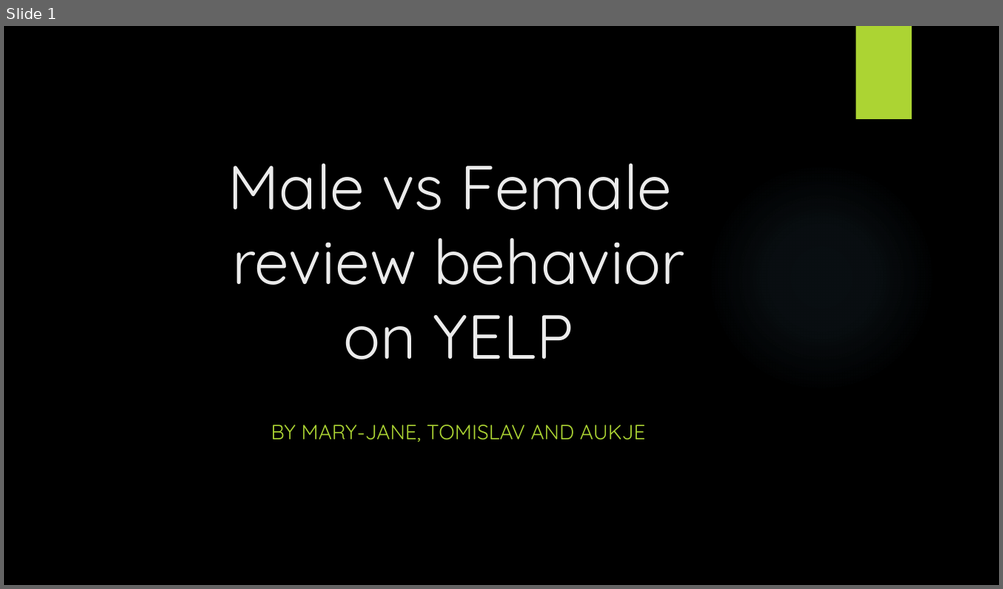
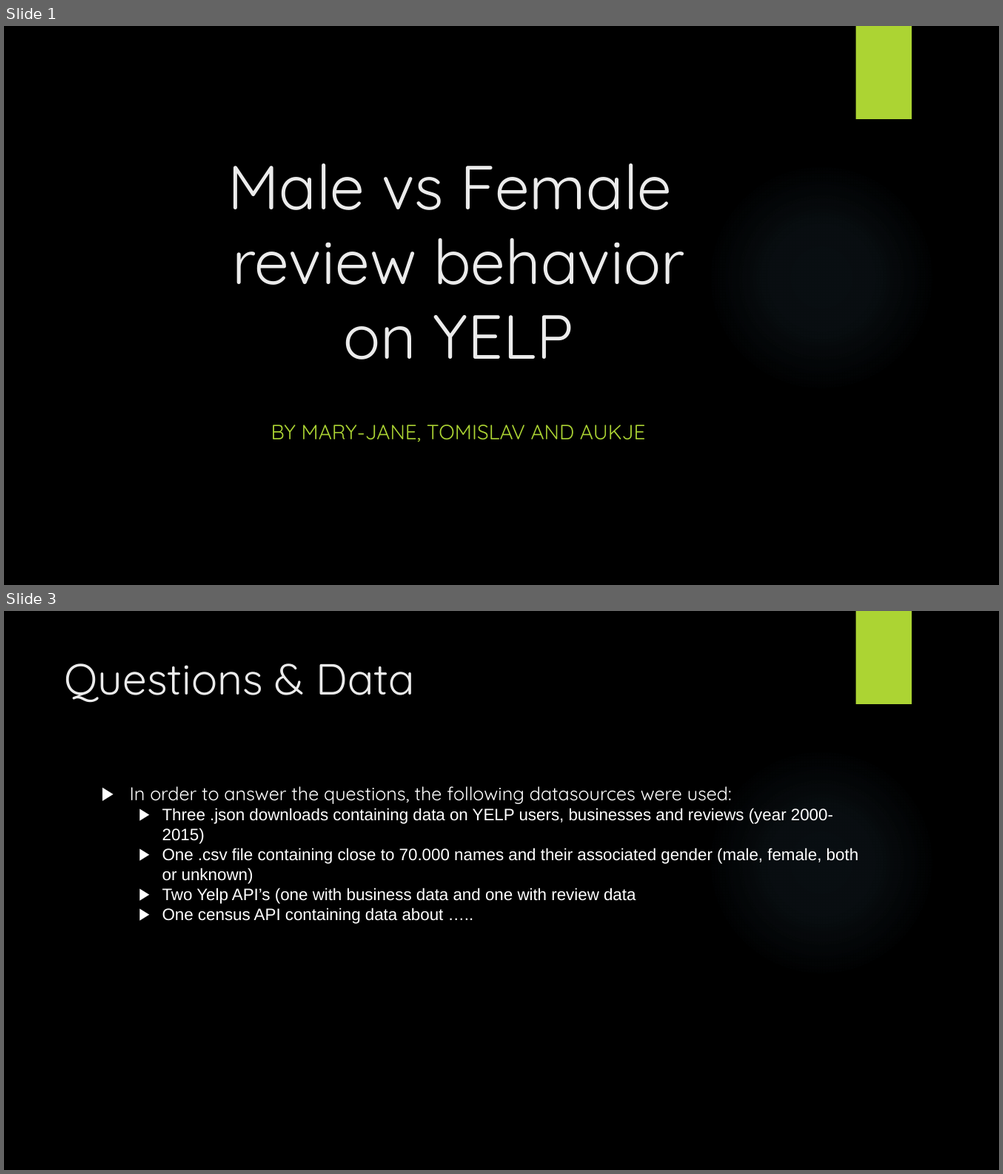
Before and after one commit to DutchDS/Project-1, a slide deck: Presentation.pptx. Shown one above the other, each under a label of ours: slide 1 before the commit, slides 1 and 3 after it; the slides between them are not shown. The pictures are 1003x589 and 1003x1174 pixels, drawn with LibreOffice and Linux fonts; fonts in the diff are those of the drawing; background and template pictures are left out. Boxes give left, top, right and bottom in pixels: in the first picture for what was removed or moved away, otherwise in the second. Text is boxed around its words. In the diff, an @@ line names an element or a change of style, - is before the commit and + after.

```diff
--- a/Presentation.pptx
+++ b/Presentation.pptx
@@ slide 3 added at (4, 611, 999, 1170), background picture (left out); not listed: 2 template elements that a slide beside it also shows @@
@@ title added at (64, 664, 415, 703), 42 pt, text #EBEBEB @@
+Questions & Data
@@ text added at (130, 786, 858, 924), 16 pt, text #FFFFFF @@
+▶ In order to answer the questions, the following datasources were used:
+  ▶ Three .json downloads containing data on YELP users, businesses and reviews (year 2000-2015)
+  ▶ One .csv file containing close to 70.000 names and their associated gender (male, female, both or unknown)
+  ▶ Two Yelp API’s (one with business data and one with review data
+  ▶ One census API containing data about …..
```
Also in this commit, not shown: 1 slide changed, 5 other slides added, 2 slides removed.
